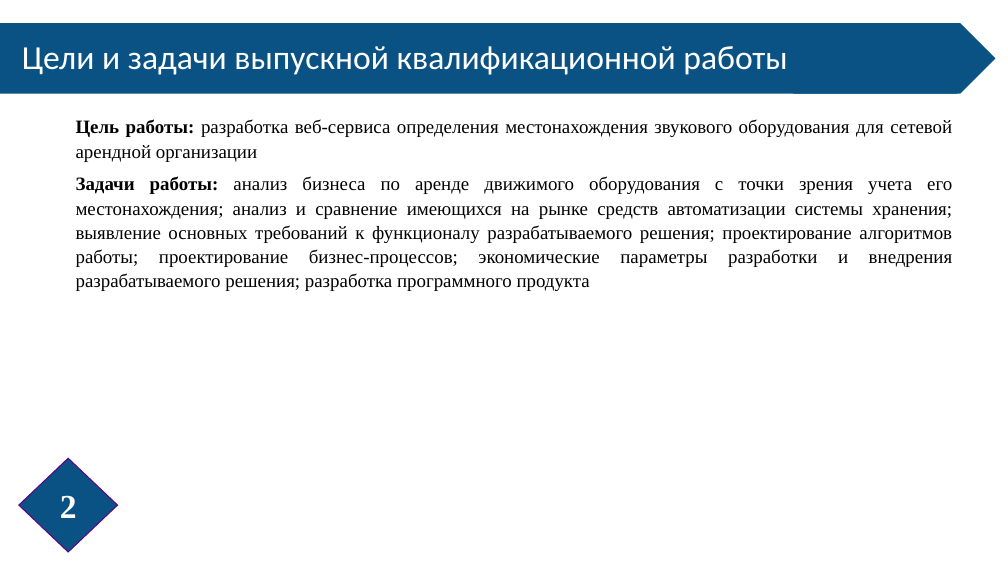
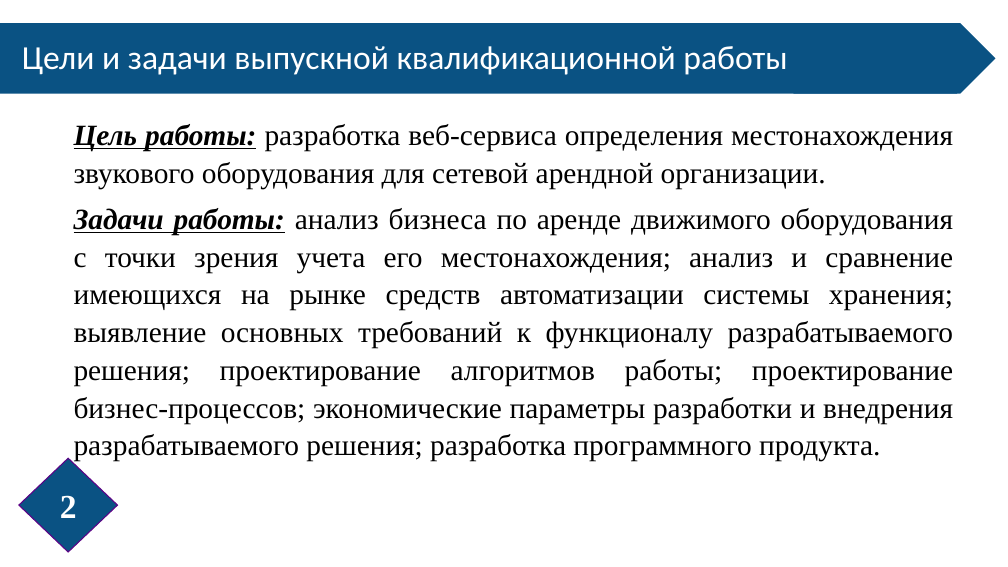
Before and after one commit to LebedevOleg/VKR_2022, a slide deck: slide 2 of Prezentatsia_VKR_2022.pptx. Drawn at 1008x567 pixels with LibreOffice and Linux fonts; fonts in the diff are those of the drawing. Boxes give left, top, right and bottom in pixels: in the first picture for what was removed or moved away, otherwise in the second. Text is boxed around its words. In the diff, an @@ line names an element or a change of style, - is before the commit and + after.

```diff
--- a/Prezentatsia_VKR_2022.pptx
+++ b/Prezentatsia_VKR_2022.pptx
@@ text at box(74, 124, 954, 462): text changed; size 18 to 28 pt @@
-Цель работы: разработка веб-сервиса определения местонахождения звукового оборудования для сетевой арендной организации
-Задачи работы: анализ бизнеса по аренде движимого оборудования с точки зрения учета его местонахождения; анализ и сравнение имеющихся на рынке средств автоматизации системы хранения; выявление основных требований к функционалу разрабатываемого решения; проектирование алгоритмов работы; проектирование бизнес-процессов; экономические параметры разработки и внедрения разрабатываемого решения; разработка программного продукта
+Цель работы: разработка веб-сервиса определения местонахождения звукового оборудования для сетевой арендной организации.
+Задачи работы: анализ бизнеса по аренде движимого оборудования с точки зрения учета его местонахождения; анализ и сравнение имеющихся на рынке средств автоматизации системы хранения; выявление основных требований к функционалу разрабатываемого решения; проектирование алгоритмов работы; проектирование бизнес-процессов; экономические параметры разработки и внедрения разрабатываемого решения; разработка программного продукта.
@@ page number at box(19, 458, 118, 552): diamond to page number @@
```
Also in this commit, not shown: 5 other slides changed, 7 slides added, 6 slides removed, 4 other files.
